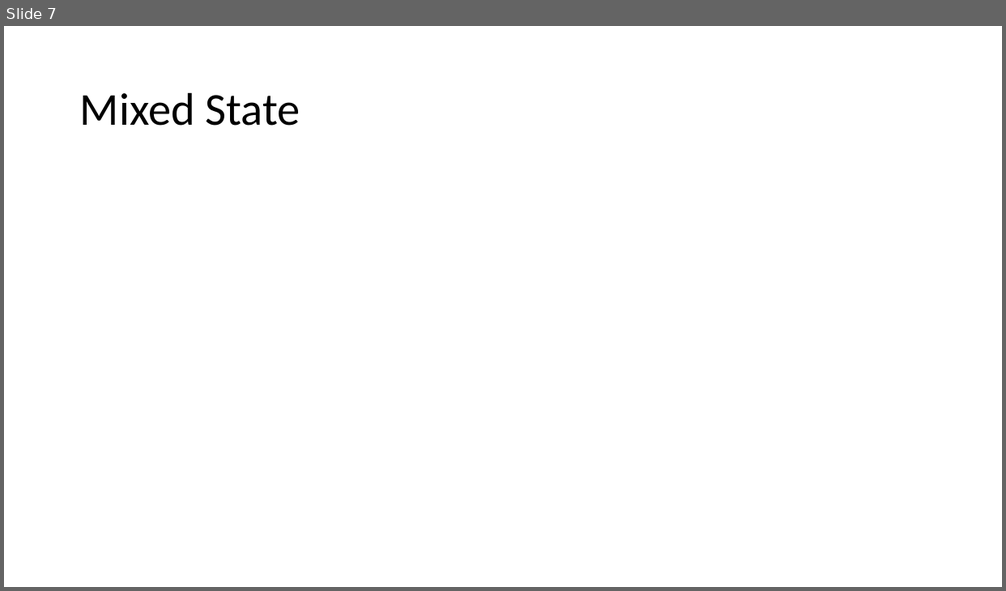
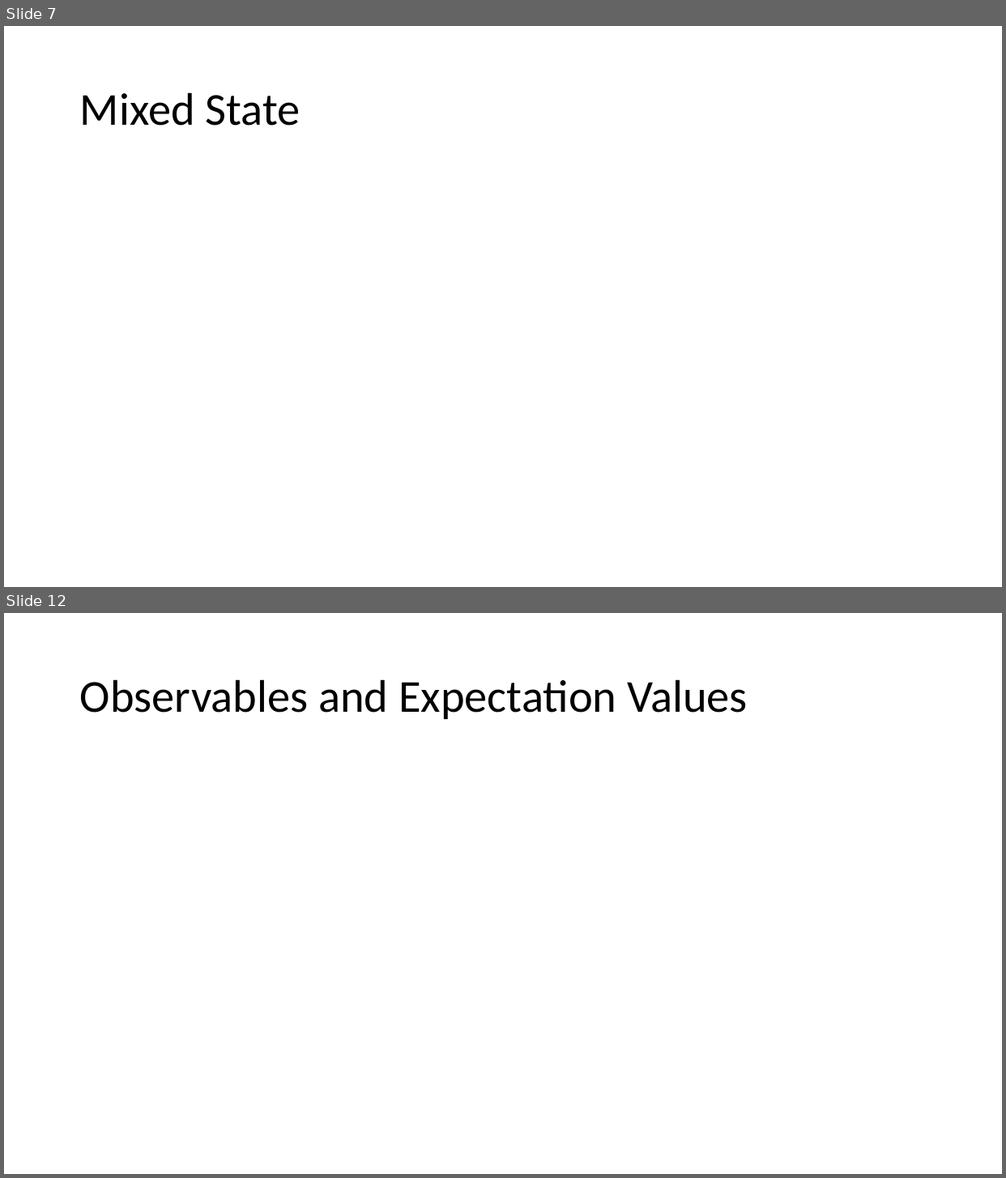
Before and after one commit to yuttai/Contextuality-and-Nonlocality-in-Discrete-Quantum-Theory, a slide deck: defense.pptx. Shown one above the other, each under a label of ours: slide 7 before the commit, slides 7 and 12 after it; the slides between them are not shown. The pictures are 1006x591 and 1006x1178 pixels, drawn with LibreOffice and Linux fonts; fonts in the diff are those of the drawing; grey boxes stand for pictures. Boxes give left, top, right and bottom in pixels: in the first picture for what was removed or moved away, otherwise in the second. Text is boxed around its words. In the diff, an @@ line names an element or a change of style, - is before the commit and + after.

```diff
--- a/defense.pptx
+++ b/defense.pptx
@@ slide 12 added at [4, 613, 1002, 1174], background #FFFFFF @@
@@ title added at [80, 679, 748, 719], 44 pt, text #000000 @@
+Observables and Expectation Values
```
Also in this commit, not shown: 1 slide changed, 6 other slides added, 4 other files.
